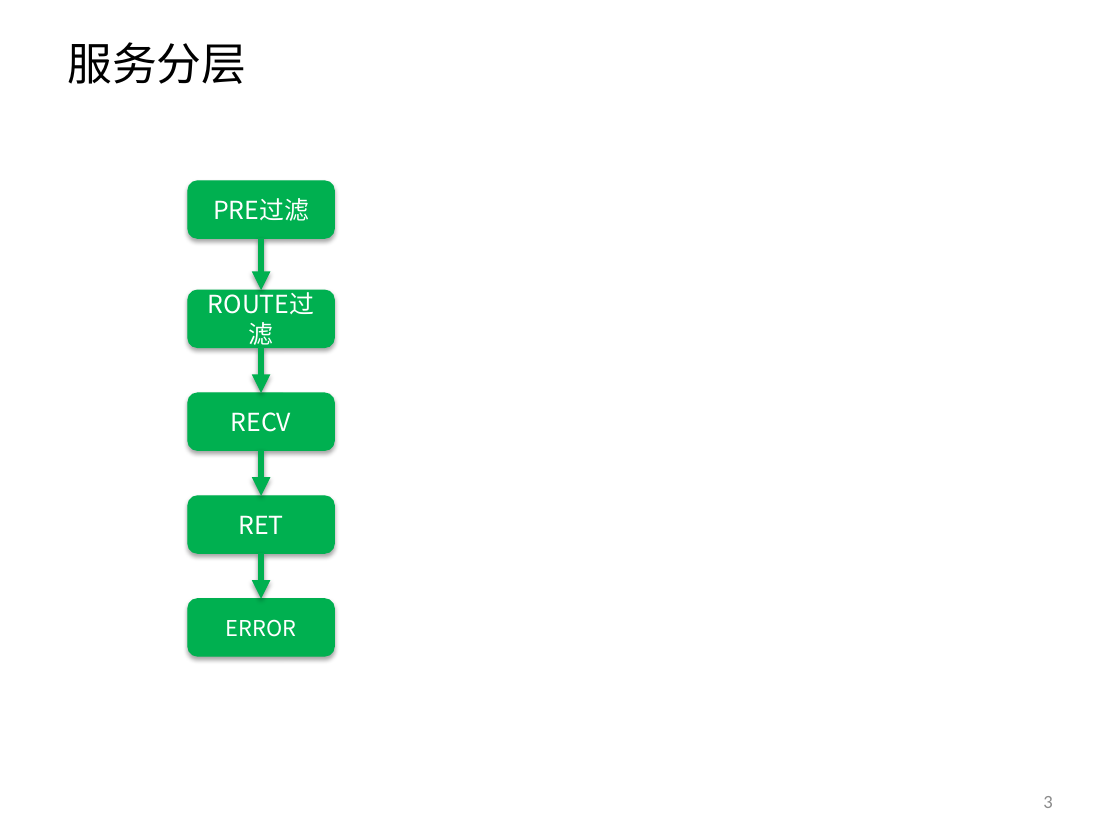
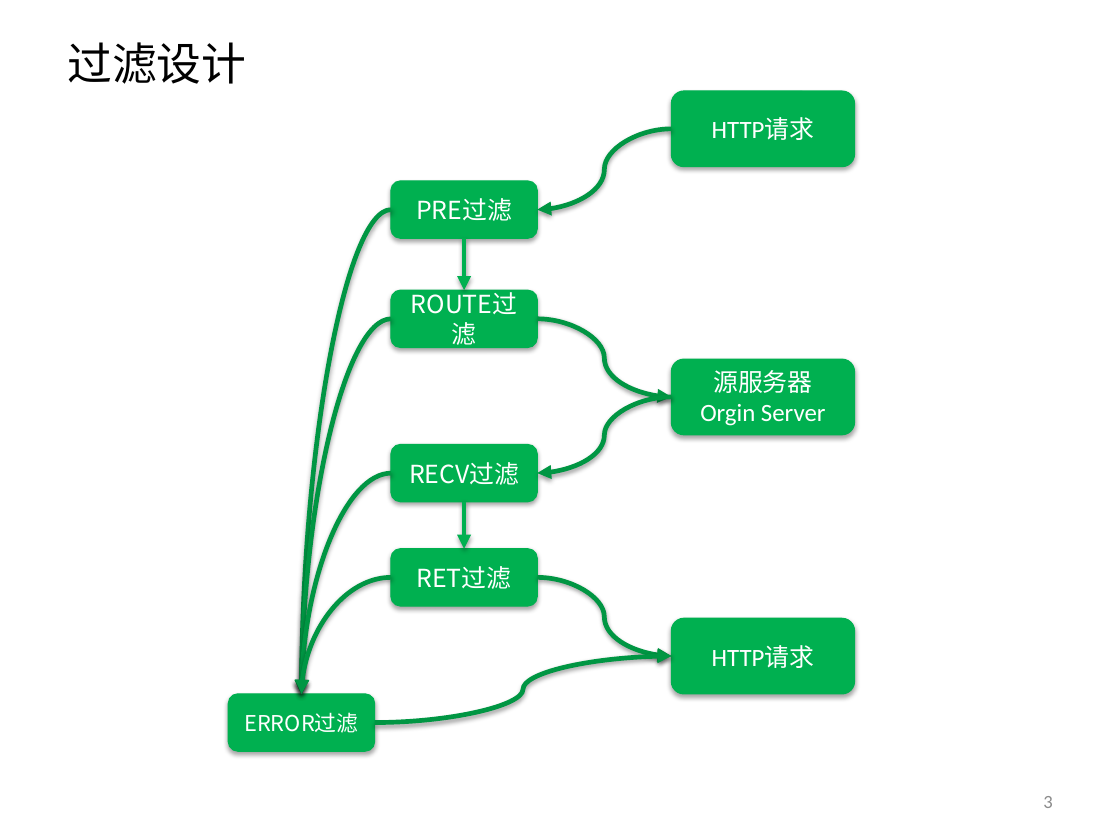
Before and after one commit to tyxing007/nerver, a slide deck: slide 3 of docs/Nerver_设计方案_V1.0.pptx. Drawn at 1120x840 pixels with LibreOffice and Linux fonts; fonts in the diff are those of the drawing. Boxes give left, top, right and bottom in pixels: in the first picture for what was removed or moved away, otherwise in the second. Text is boxed around its words. In the diff, an @@ line names an element or a change of style, - is before the commit and + after.

Commit message:
过滤设计

```diff
--- a/docs/Nerver_设计方案_V1.0.pptx
+++ b/docs/Nerver_设计方案_V1.0.pptx
@@ title at [67,42,246,84]: text changed @@
-服务分层
+过滤设计
@@ rounded rectangle added at [671,91,855,167], fill #00B050, outline #00B050 0.75 pt, 16 pt, text #FFFFFF @@
+HTTP请求
@@ curved arrow added from (671, 129) to (538, 209), #009643 3 pt @@
@@ curved arrow added from (391, 209) to (301, 694), #009643 3 pt @@
@@ 2 rounded rectangles, 1 arrow: place and size @@
-2 rounded rectangles, 1 arrow at [188,181,335,347]
+2 rounded rectangles, 1 arrow at [391,181,538,347]
@@ arrow (464, 239) - (464, 290): stroke #00B050 4 pt to #00B050 3 pt @@
@@ curved arrow added from (391, 319) to (301, 694), #009643 3 pt @@
@@ curved arrow added from (538, 319) to (671, 396), #009643 3 pt @@
@@ arrow removed from (261, 347) to (261, 393) @@
@@ rounded rectangle added at [671,360,855,436], fill #00B050, outline #00B050 0.75 pt, 16 pt, text #FFFFFF @@
+源服务器
+Orgin Server
@@ rounded rectangle removed at [188,393,335,450] @@
-RECV
@@ curved arrow added from (671, 396) to (538, 473), #009643 3 pt @@
@@ rounded rectangle added at [391,445,538,502], fill #00B050, outline #00B050 0.75 pt, 16 pt, text #FFFFFF @@
+RECV过滤
@@ curved arrow added from (391, 473) to (301, 694), #009643 3 pt @@
@@ rounded rectangle removed at [188,496,335,553] @@
-RET
@@ arrow moved from (261, 450) - (261, 496) to (464, 502) - (464, 549) @@
@@ arrow (464, 502) - (464, 549): stroke #00B050 4 pt to #00B050 3 pt @@
@@ arrow removed from (261, 553) to (261, 599) @@
@@ rounded rectangle added at [391,549,538,606], fill #00B050, outline #00B050 0.75 pt, 16 pt, text #FFFFFF @@
+RET过滤
@@ curved arrow added from (391, 578) to (301, 694), #009643 3 pt @@
@@ curved arrow added from (538, 578) to (671, 656), #009643 3 pt @@
@@ rounded rectangle added at [671,618,855,694], fill #00B050, outline #00B050 0.75 pt, 16 pt, text #FFFFFF @@
+HTTP请求
@@ curved arrow added from (374, 722) to (671, 656), #009643 3 pt @@
@@ rounded rectangle "ERROR过滤": place and size @@
-rounded rectangle "ERROR过滤" at [188,599,335,656]
+rounded rectangle "ERROR过滤" at [228,694,375,752]
@@ text in rounded rectangle at [244,712,358,733]: text changed @@
-ERROR
+ERROR过滤
```
